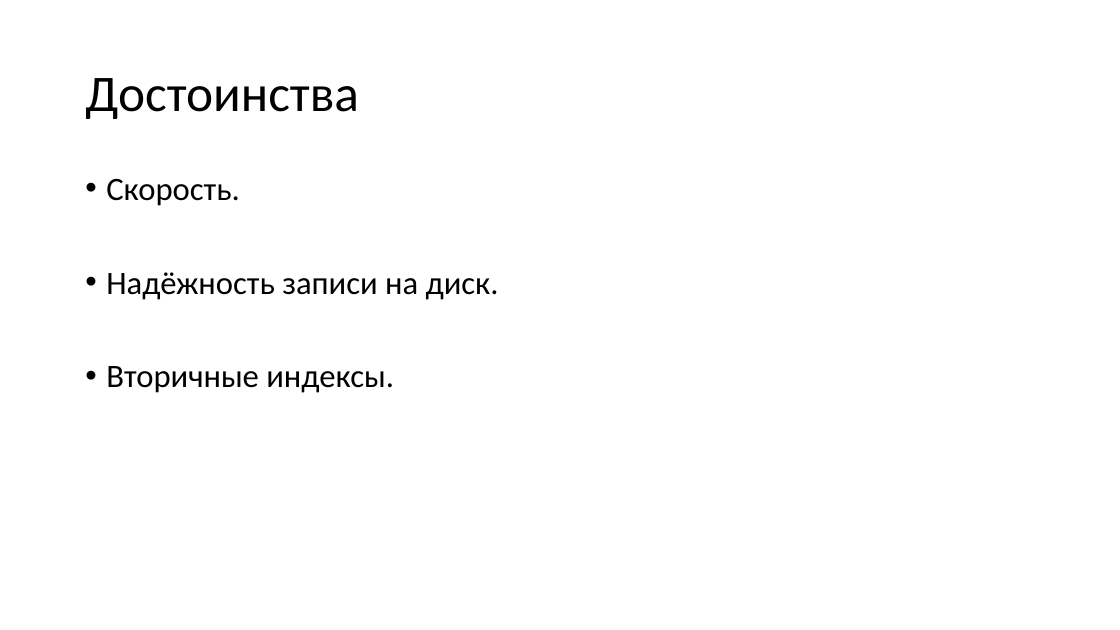
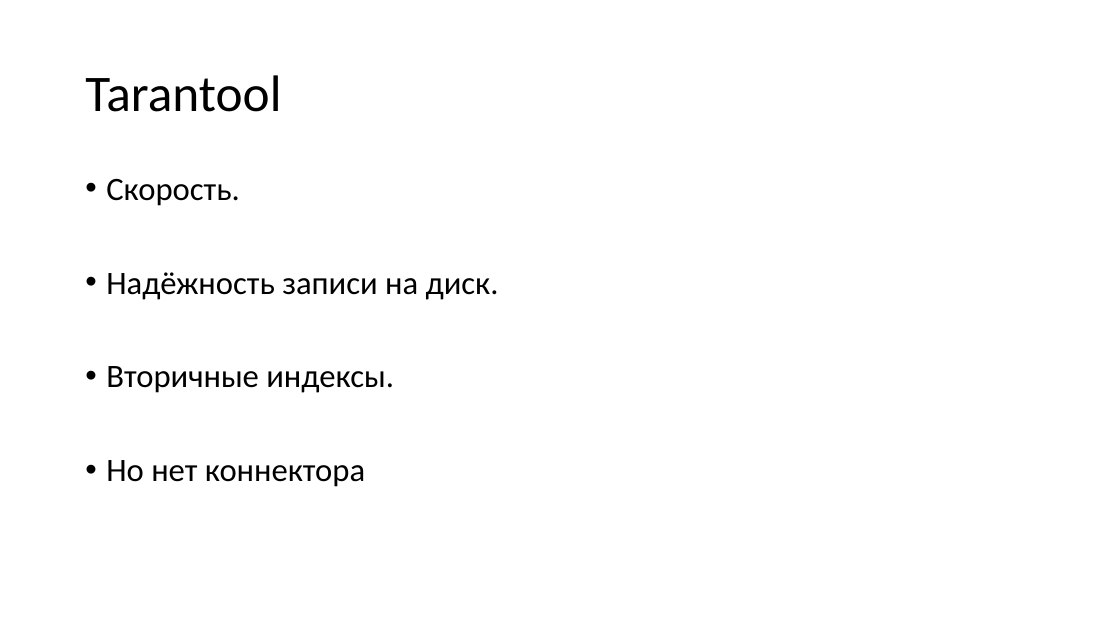
Before and after one commit to aensidhe/presentations, a slide deck: slide 4 of 2017/02/Tarantool for windows applications/Presentation.pptx (slide 11 before the commit). Drawn at 1120x630 pixels with LibreOffice and Linux fonts; fonts in the diff are those of the drawing. Boxes give left, top, right and bottom in pixels: in the first picture for what was removed or moved away, otherwise in the second. Text is boxed around its words. In the diff, an @@ line names an element or a change of style, - is before the commit and + after.

```diff
--- a/2017/02/Tarantool for windows applications/Presentation.pptx
+++ b/2017/02/Tarantool for windows applications/Presentation.pptx
@@ title at (85, 75, 281, 112): text changed @@
-Достоинства
+Tarantool
@@ text at (106, 460, 365, 487): paragraph added @@
+• Но нет коннектора
```
Also in this commit, not shown: 8 other slides changed, 8 slides added, 3 slides removed, 1 other file.
